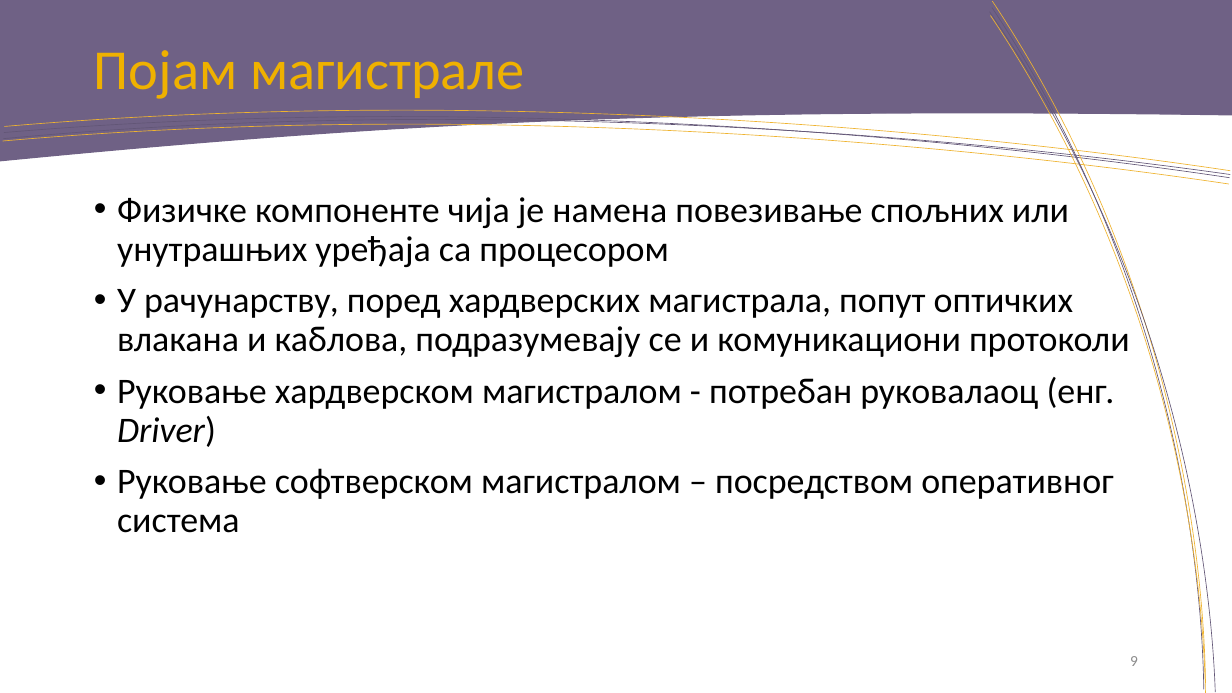
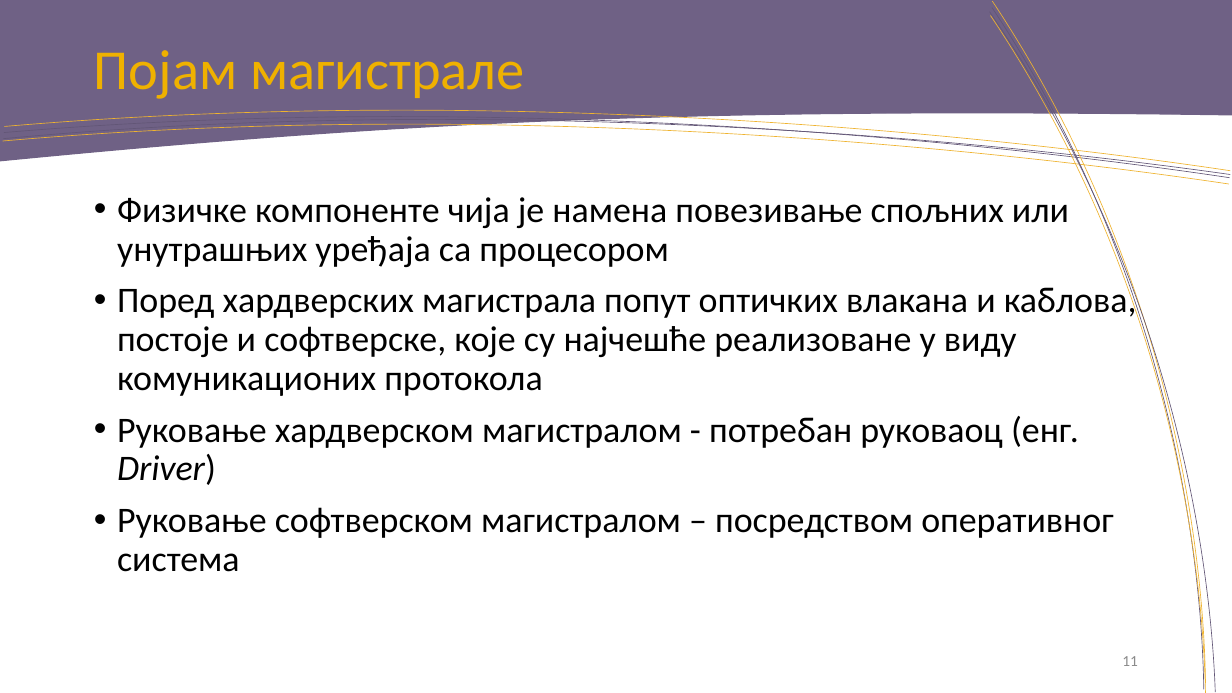
Before and after one commit to rondor1/msc, a slide deck: slide 11 of msc-e28-2018-pres.pptx (slide 9 before the commit). Drawn at 1232x693 pixels with LibreOffice and Linux fonts; fonts in the diff are those of the drawing; background and template pictures are left out. Boxes give left, top, right and bottom in pixels: in the first picture for what was removed or moved away, otherwise in the second. Text is boxed around its words. In the diff, an @@ line names an element or a change of style, - is before the commit and + after.

```diff
--- a/msc-e28-2018-pres.pptx
+++ b/msc-e28-2018-pres.pptx
@@ text at [117,283,1137,485]: text changed @@
-• У рачунарству, поред хардверских магистрала, попут оптичких влакана и каблова, подразумевају се и комуникациони протоколи
-• Руковање хардверском магистралом - потребан руковалаоц (eнг. Driver)
+• Поред хардверских магистрала попут оптичких влакана и каблова, постоје и софтверске, које су најчешће реализоване у виду комуникационих протокола
+• Руковање хардверском магистралом - потребан руковаоц (eнг. Driver)
@@ page number at [1122,656,1138,666]: text changed @@
-9
+11
```
Also in this commit, not shown: 11 other slides changed, 6 slides added, 3 other files.
